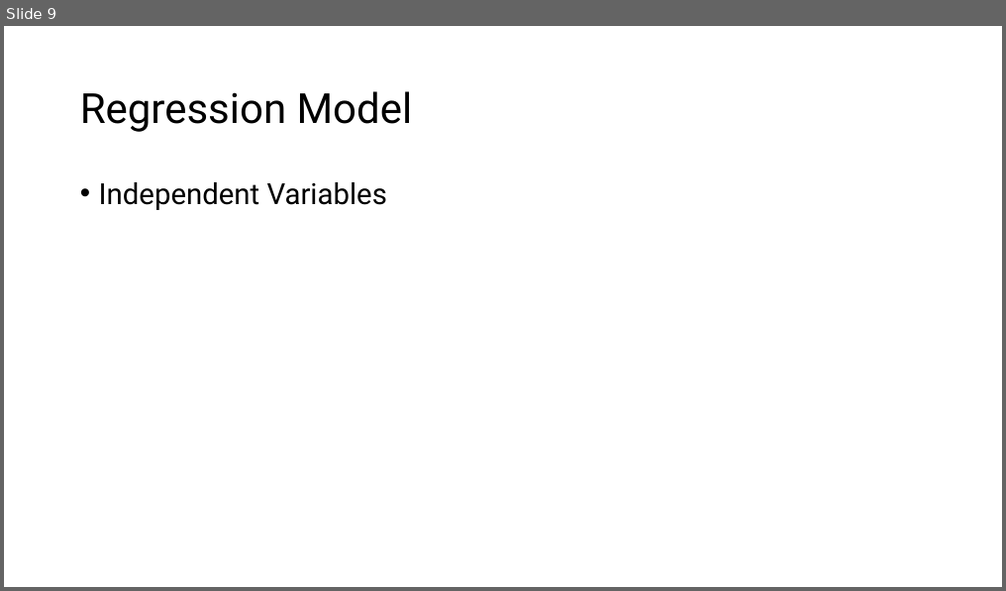
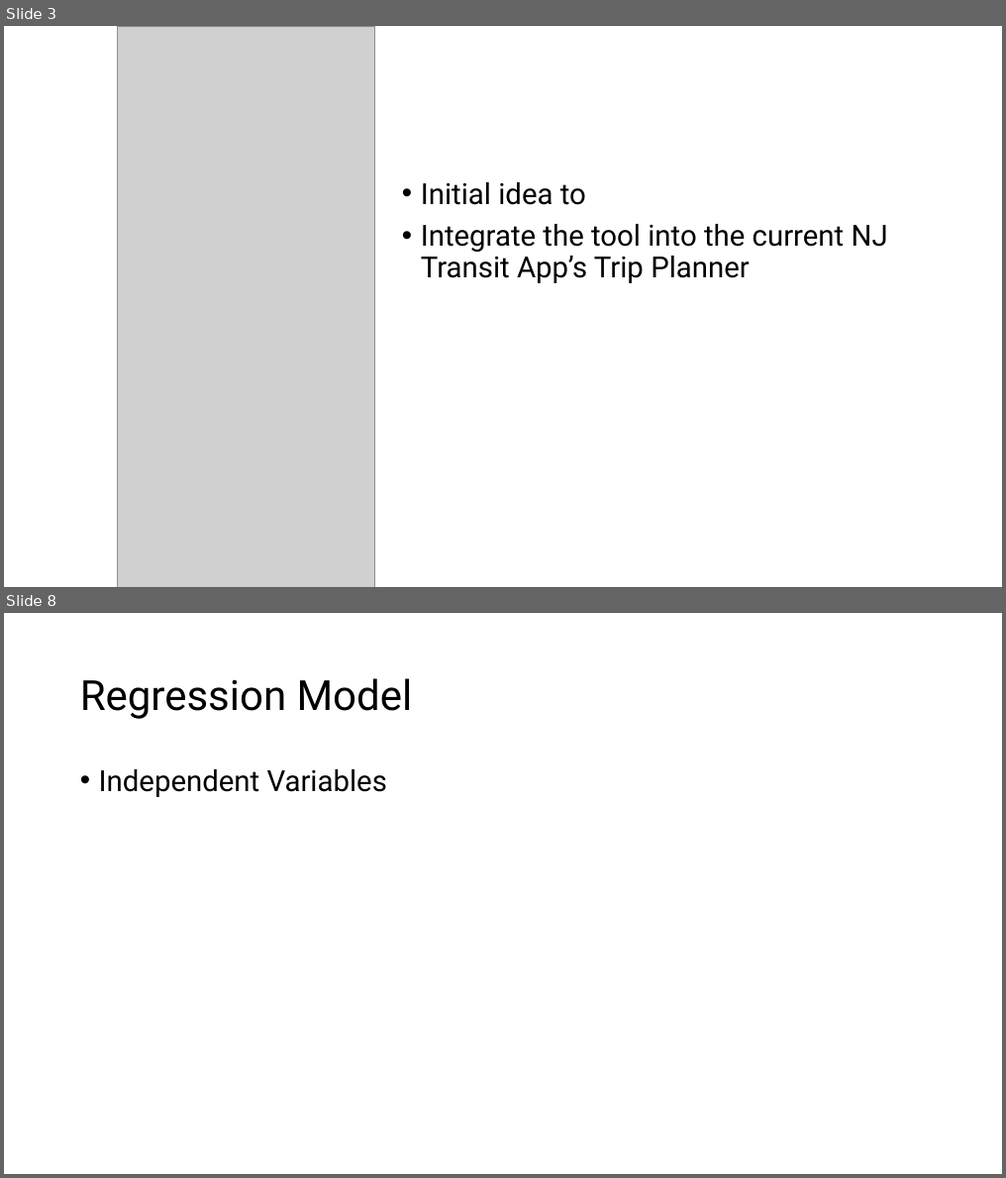
Before and after one commit to zoenyoo/MUSA508_Final, a slide deck: FInal_Presentation.pptx. Shown one above the other, each under a label of ours: slide 9 before the commit, slides 3 and 8 after it; the slides between them are not shown. The pictures are 1006x591 and 1006x1178 pixels, drawn with LibreOffice and Linux fonts; fonts in the diff are those of the drawing; grey boxes stand for pictures. Boxes give left, top, right and bottom in pixels: in the first picture for what was removed or moved away, otherwise in the second. Text is boxed around its words. In the diff, an @@ line names an element or a change of style, - is before the commit and + after.

```diff
--- a/FInal_Presentation.pptx
+++ b/FInal_Presentation.pptx
@@ slide 3 added at (4, 26, 1002, 587), background #FFFFFF @@
@@ picture added at (117, 26, 374, 587) @@
@@ text added at (421, 182, 888, 283), 28 pt, text #000000 @@
+• Initial idea to
+• Integrate the tool into the current NJ Transit App’s Trip Planner
@@ what was slide 9 is now slide 8 @@
```
Also in this commit, not shown: 2 slides changed, 6 other slides added, 7 slides removed, 3 other files.
